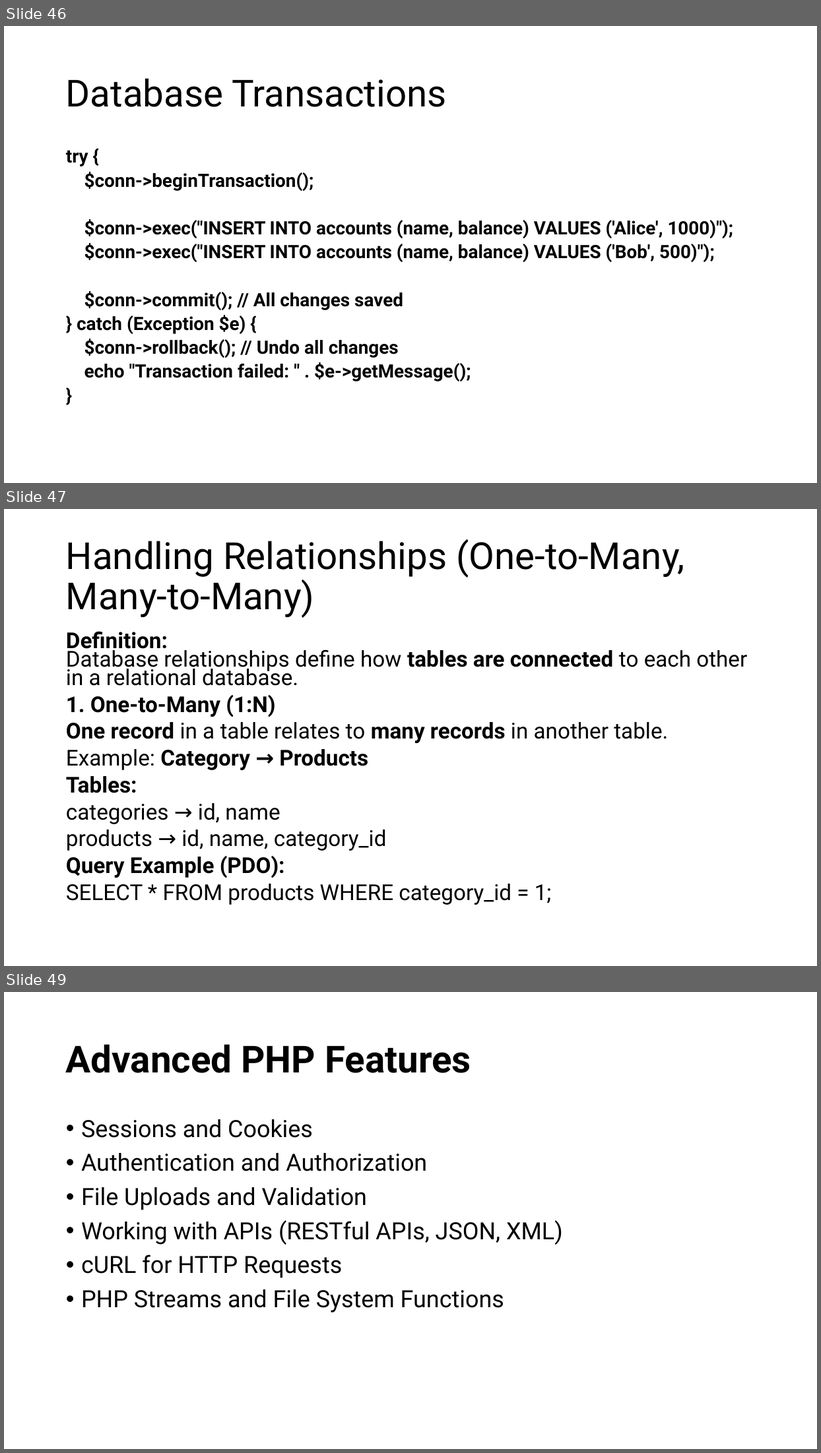
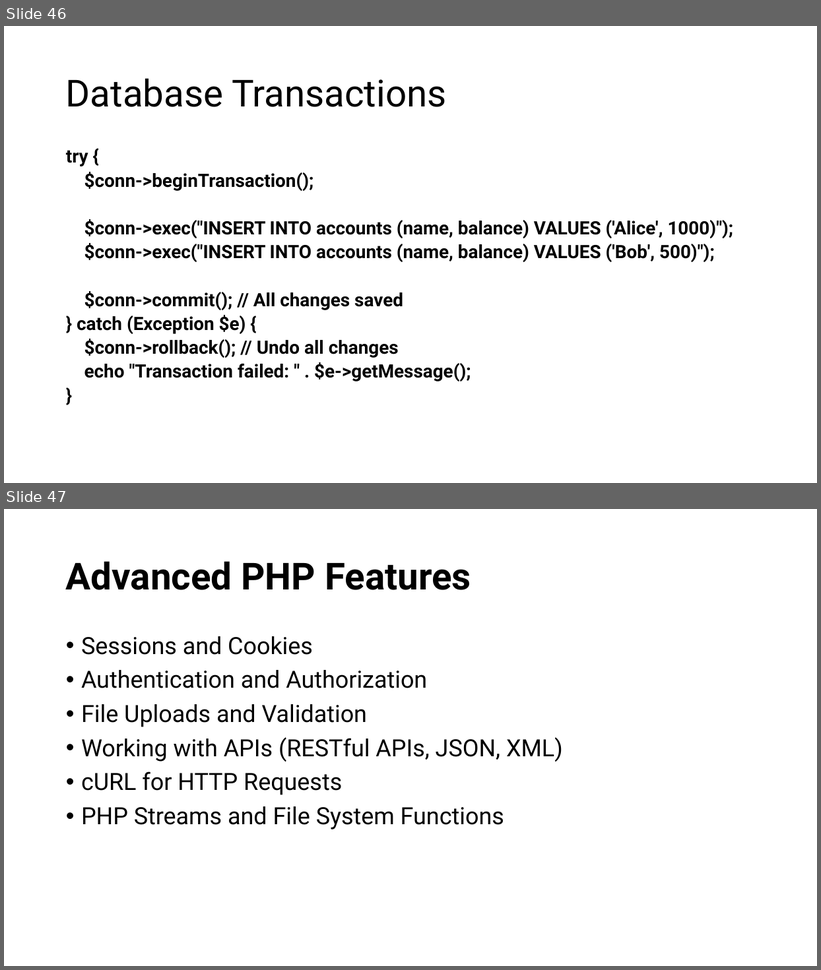
Before and after one commit to mahadi-21/Web-Development, a slide deck: PHP Basics.pptx. Shown one above the other, each under a label of ours: slides 46, 47 and 49 before the commit, slides 46 and 47 after it; the slides between them are not shown. The pictures are 821x1453 and 821x970 pixels, drawn with LibreOffice and Linux fonts; fonts in the diff are those of the drawing. Boxes give left, top, right and bottom in pixels: in the first picture for what was removed or moved away, otherwise in the second. Text is boxed around its words. In the diff, an @@ line names an element or a change of style, - is before the commit and + after.

```diff
--- a/PHP Basics.pptx
+++ b/PHP Basics.pptx
@@ slide 47 removed at [4,509,817,966], background #FFFFFF @@
@@ title removed at [66,539,685,618] @@
-Handling Relationships (One-to-Many, Many-to-Many)
@@ text removed at [66,631,747,905] @@
-Definition:
-Database relationships define how tables are connected to each other in a relational database.
-1. One-to-Many (1:N)
-One record in a table relates to many records in another table.
-Example: Category → Products
-Tables:
-categories → id, name
-products → id, name, category_id
-Query Example (PDO):
-SELECT * FROM products WHERE category_id = 1;
@@ what was slide 49 is now slide 47 @@
```
Also in this commit, not shown: 1 other slide removed, 4 other files.
